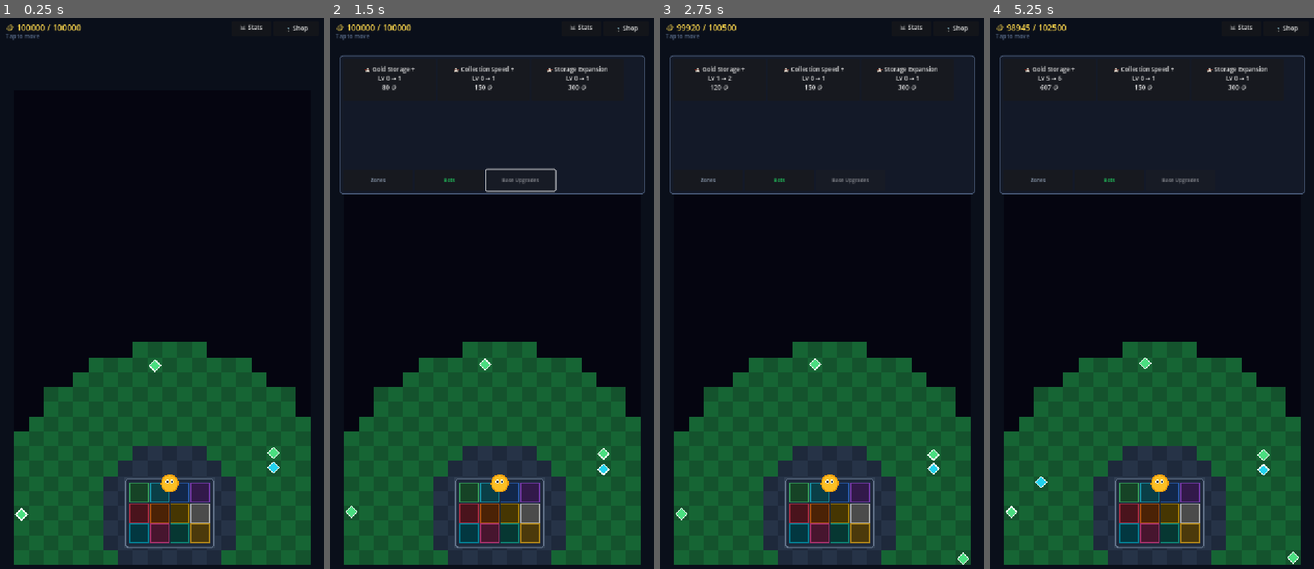
Above: before the commit, frames 1-4 (left to right).
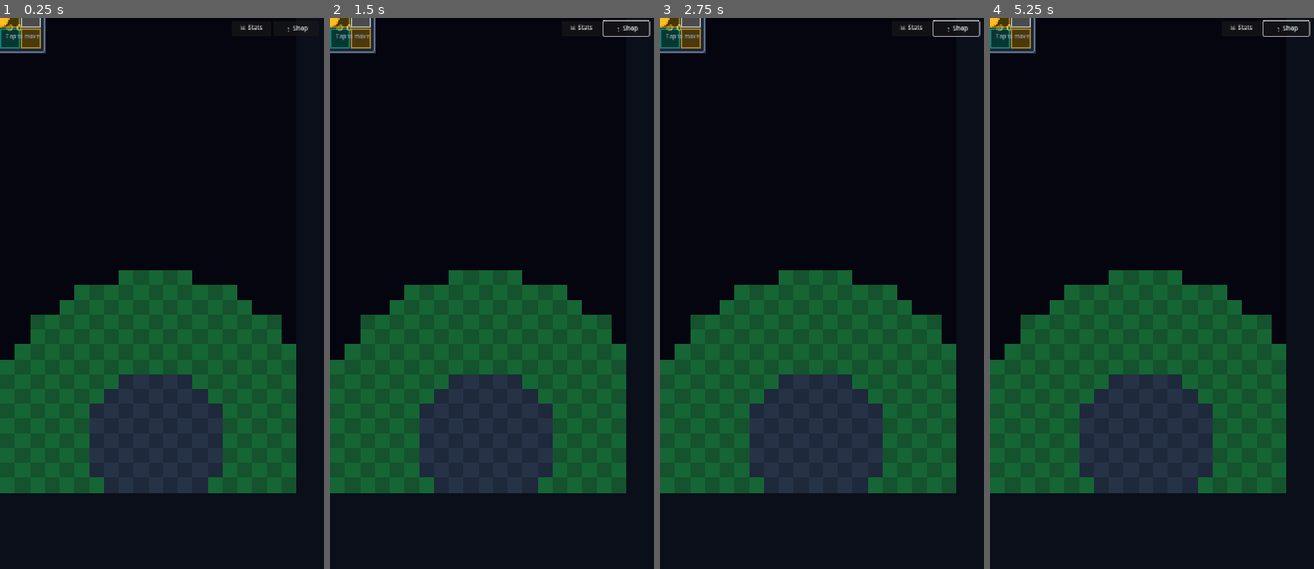
Above: after the commit, the same moments.

Repository: adamwarnerbring/peaceful_tile_adventures
Game: Godot game, scene res://scenes/main.tscn
Two runs of this game, one before a commit and one after it. Both use one fixed random seed, a clock stepped at 60 frames per second and the inputs below.
Inputs (mouse positions are in pixels of both pictures, inside the frame that each line leads up to):
- Up to frame 1 (0.25 s): no input
- Up to frame 2 (1.5 s): click "🛒 Shop" at 0.5 s; click (521, 177) at 1.25 s, where only the run before the commit has a clickable "Base Upgrades"
- Up to frame 3 (2.75 s): click (718, 78) at 2 s, where only the run before the commit has a clickable "🏰 Gold Storage + Lv 0 → 1 80 🪙"
- Up to frame 4 (5.25 s): click (1048, 78) at 2.75 s, where only the run before the commit has a clickable "🏰 Gold Storage + Lv 1 → 2 120…"; click (1048, 78) at 3.5 s, where only the run before the commit has a clickable "🏰 Gold Storage + Lv 2 → 3 180…"; click (1048, 78) at 4.25 s, where only the run before the commit has a clickable "🏰 Gold Storage + Lv 3 → 4 270…"; click (1048, 78) at 5 s, where only the run before the commit has a clickable "🏰 Gold Storage + Lv 4 → 5 405…"

The runs differ from the first frame. In frame 1, 32% of the frame differs, in the area x 0-96%, y 0-100%; in frame 2, 34%, in the area x 0-99%, y 0-100%; in frame 3, 34%; in frame 4, 34%.
Error after the commit: Parse Error: Could not find type "MapLevel" in the current scope. (res://scripts/main.gd:43)

Commit message:
added core zoom features but not the zoom itself

Diff:
--- a/scripts/main.gd
+++ b/scripts/main.gd
@@ -36,9 +36,14 @@
 }
 var bot_counts: Dictionary = {}
 
-# Base upgrade system
-var base_upgrade_levels: Dictionary = {}  # BaseUpgrade.UpgradeType -> level
+# Collection speed multiplier (now managed by Castle upgrades)
 var collection_speed_multiplier: float = 1.0  # Global collection speed multiplier
+
+# Level management system
+var unlocked_levels: Array[MapLevel] = []
+var current_level: MapLevel = null  # Currently active level (Level 0)
+var max_unlocked_level: int = 0  # Highest unlocked level index
+var castle_upgrade_levels: Dictionary = {}  # CastleUpgrade.UpgradeType -> purchased (bool for one-time)
 
 # Tooltip system
 var tooltip_label: Label = null
@@ -88,9 +93,15 @@
 	stats_toggle_btn.pressed.connect(_toggle_stats)
 	stats_panel.visible = false
 
-	# Initialize base upgrade levels
-	for upgrade in BaseUpgrade.get_all_upgrades():
-		base_upgrade_levels[upgrade.upgrade_type] = 0
+	# Initialize castle upgrade levels
+	for upgrade in CastleUpgrade.get_all_upgrades():
+		if upgrade.is_one_time:
+			castle_upgrade_levels[upgrade.upgrade_type] = false
+		else:
+			castle_upgrade_levels[upgrade.upgrade_type] = 0
+
+	# Initialize Level 0 (current map)
+	_initialize_level_0()
 
 	_setup_shop()
 	_spawn_initial_resources()
@@ -123,8 +134,13 @@
 	_update_ui()
 
 func _spawn_resources() -> void:
+	# Spawn resources for current level (Level 0 for now)
+	# In full implementation, would spawn for all unlocked levels
+	if not current_level or not current_level.is_unlocked:
+		return
+
 	for zone in [TileGrid.Zone.FOREST, TileGrid.Zone.CAVE, TileGrid.Zone.CRYSTAL, TileGrid.Zone.VOLCANO, TileGrid.Zone.ABYSS]:
-		if tile_grid.is_zone_unlocked(zone):
+		if current_level.is_zone_unlocked(zone):
 			if tile_grid.count_resources_in_zone(zone) < game_config.max_resources_per_zone:
 				tile_grid.spawn_resource_in_zone(zone)
 
@@ -209,6 +225,8 @@
 			_award_coins(tier)
 
 func _award_coins(tier: int) -> void:
+	# Higher tier resources are exponentially more valuable
+	# Level 0: tiers 0-5, Level 1: tiers 6-10 (64x more), etc.
 	var amount = int(pow(2, tier))
 	coins = mini(coins + amount, max_coins)  # Respect gold capacity
 	total_coins_earned += amount
@@ -251,11 +269,11 @@
 		child.queue_free()
 	tab_contents.clear()
 
-	# Define tabs (only peaceful ones)
+	# Define tabs (Castle includes all upgrades now)
 	var tabs = [
 		{"name": "Zones", "color": Color("#94a3b8")},
 		{"name": "Bots", "color": Color("#22c55e")},
-		{"name": "Base Upgrades", "color": Color("#fbbf24")}
+		{"name": "Castle", "color": Color("#a855f7")}
 	]
 
 	# Create tab buttons and content containers
@@ -316,8 +334,8 @@
 			_populate_zones_tab(grid)
 		"Bots":
 			_populate_bots_tab(grid)
-		"Base Upgrades":
-			_populate_base_upgrades_tab(grid)
+		"Castle":
+			_populate_castle_upgrades_tab(grid)
 
 func _populate_zones_tab(grid: GridContainer) -> void:
 	for zone in zone_unlock_order:
@@ -467,29 +485,6 @@
 	style.content_margin_bottom = 6
 	return style
 
-func _populate_base_upgrades_tab(grid: GridContainer) -> void:
-	var all_upgrades = BaseUpgrade.get_all_upgrades()
-	for upgrade in all_upgrades:
-		var level = base_upgrade_levels.get(upgrade.upgrade_type, 0)
-		var btn = _create_shop_button()
-		var current_price = int(upgrade.price * pow(upgrade.price_multiplier, level))
-		var is_maxed = level >= upgrade.max_level and not upgrade.is_one_time
-
-		if is_maxed:
-			btn.text = "🏰 " + upgrade.name + "\n[MAX]"
-			btn.disabled = true
-		else:
-			btn.text = "🏰 " + upgrade.name
-			if upgrade.is_one_time:
-				btn.text += "\n" + str(current_price) + " 🪙"
-			else:
-				btn.text += "\nLv " + str(level) + " → " + str(level + 1)
-				btn.text += "\n" + str(current_price) + " 🪙"
-			btn.disabled = coins < current_price
-			btn.pressed.connect(_on_buy_base_upgrade.bind(upgrade))
-		_add_tooltip_to_button(btn, _get_base_upgrade_tooltip(upgrade, level))
-		grid.add_child(btn)
-
 func _create_shop_button() -> Button:
 	var btn = Button.new()
 	btn.add_theme_font_size_override("font_size", 13)
@@ -497,52 +492,6 @@
 	btn.text = ""
 	return btn
 
-func _get_base_upgrade_tooltip(upgrade: BaseUpgrade, level: int) -> String:
-	var tooltip = upgrade.description + "\n"
-	if upgrade.is_one_time:
-		tooltip += "One-time purchase\n"
-		tooltip += "Price: " + str(int(upgrade.price * pow(upgrade.price_multiplier, level))) + " 🪙"
-	else:
-		tooltip += "Current Level: " + str(level) + "/" + str(upgrade.max_level) + "\n"
-		if level < upgrade.max_level:
-			tooltip += "Next Level: +" + str(upgrade.value) + "\n"
-			tooltip += "Price: " + str(int(upgrade.price * pow(upgrade.price_multiplier, level))) + " 🪙"
-		match upgrade.upgrade_type:
-			BaseUpgrade.UpgradeType.GOLD_CAPACITY:
-				tooltip += "\nCurrent Max: " + str(max_coins) + " 🪙"
-	return tooltip
-
-func _on_buy_base_upgrade(upgrade: BaseUpgrade) -> void:
-	var level = base_upgrade_levels.get(upgrade.upgrade_type, 0)
-	if not upgrade.is_one_time and level >= upgrade.max_level:
-		return
-
-	var price = int(upgrade.price * pow(upgrade.price_multiplier, level))
-	if coins < price:
-		return
-
-	coins -= price
-	total_coins_earned += price
-
-	# Apply upgrade
-	match upgrade.upgrade_type:
-		BaseUpgrade.UpgradeType.GOLD_CAPACITY:
-			max_coins += int(upgrade.value)
-			base_upgrade_levels[upgrade.upgrade_type] = level + 1
-		BaseUpgrade.UpgradeType.COLLECTION_SPEED:
-			# Increase global collection speed multiplier
-			collection_speed_multiplier += upgrade.value
-			# Apply to all existing bots
-			for bot in get_bots():
-				if bot is CollectorBot:
-					bot.speed_multiplier = game_config.global_speed_multiplier * collection_speed_multiplier
-			base_upgrade_levels[upgrade.upgrade_type] = level + 1
-		BaseUpgrade.UpgradeType.STORAGE_EXPANSION:
-			# Could expand base storage slots
-			base_upgrade_levels[upgrade.upgrade_type] = level + 1
-
-	_refresh_shop()
-
 func _toggle_stats() -> void:
 	stats_panel.visible = not stats_panel.visible
 	if stats_panel.visible:
@@ -594,6 +543,10 @@
 func _update_ui() -> void:
 	# Show coins with capacity: current / max
 	coin_label.text = "🪙 " + str(coins) + " / " + str(max_coins)
+
+	# Show level indicator if multiple levels unlocked
+	if max_unlocked_level > 0:
+		coin_label.text += " | Level " + str(max_unlocked_level + 1)
 
 	if player.is_carrying():
 		var tier = player.carried_resource
@@ -602,3 +555,201 @@
 	else:
 		carry_label.text = "Tap to move"
 		carry_label.modulate = Color("#94a3b8")
+
+# Level Management Functions
+
+func _initialize_level_0() -> void:
+	# Create Level 0 (current map)
+	var level0 = MapLevel.new()
+	level0.level_index = 0
+	level0.grid_size = Vector2i(20, 32)
+	level0.cell_size = 32.0
+	level0.zoom_factor = 1.0
+	level0.min_tier = 0
+	level0.max_tier = 5
+	level0.is_unlocked = true
+	level0.tile_grid = tile_grid
+
+	# Connect level 0 to existing tile grid
+	unlocked_levels.append(level0)
+	current_level = level0
+	max_unlocked_level = 0
+
+func _unlock_level(level_index: int) -> void:
+	if level_index <= max_unlocked_level:
+		return  # Already unlocked
+
+	# Create new level
+	var new_level = MapLevel.new()
+	new_level.level_index = level_index
+	new_level.grid_size = Vector2i(20 * int(pow(2, level_index)), 32 * int(pow(2, level_index)))
+	new_level.cell_size = 32.0 / pow(2, level_index)  # Smaller cells for zoomed out view
+	new_level.zoom_factor = 1.0 / pow(2, level_index)  # Zoom factor
+	new_level.min_tier = 6 + (level_index - 1) * 5  # Tiers 6-10 for level 1, 11-15 for level 2, etc.
+	new_level.max_tier = 10 + (level_index - 1) * 5
+
+	# For now, we'll use the same tile_grid but mark this level as unlocked
+	# In a full implementation, each level would have its own TileGrid instance
+	new_level.tile_grid = tile_grid
+	new_level.unlock()
+
+	unlocked_levels.append(new_level)
+	max_unlocked_level = level_index
+
+	# Visual feedback: could add zoom animation here
+	print("Level ", level_index, " unlocked! Map expanded ", pow(2, level_index), "x")
+
+func _populate_castle_upgrades_tab(grid: GridContainer) -> void:
+	# Map Expansion Upgrades - grouped together, hidden until previous is unlocked
+	var map_upgrades = CastleUpgrade.get_map_expansion_upgrades()
+	for upgrade in map_upgrades:
+		var level_index = int(upgrade.value)
+		var is_unlocked = castle_upgrade_levels.get(upgrade.upgrade_type, false)
+		var can_unlock = (level_index == max_unlocked_level + 1)  # Can only unlock next level
+		var is_visible = (level_index <= max_unlocked_level + 1)  # Show current and next only
+
+		# Only show if it's the next unlockable level or already unlocked
+		if not is_visible:
+			continue  # Hide future levels (2+ steps ahead)
+
+		var btn = _create_shop_button()
+		btn.add_theme_color_override("font_color", Color("#a855f7"))
+
+		if is_unlocked:
+			btn.text = "✓ " + upgrade.name + "\n[UNLOCKED]"
+			btn.disabled = true
+		elif not can_unlock:
+			# This shouldn't happen due to is_visible check, but just in case
+			btn.text = "🔒 " + upgrade.name + "\nUnlock previous level first"
+			btn.disabled = true
+		else:
+			# Next unlockable level - show full details
+			btn.text = "🗺️ " + upgrade.name
+			btn.text += "\n" + str(upgrade.price) + " 🪙"
+			btn.text += "\nExpands map " + str(int(pow(2, level_index))) + "x"
+			btn.disabled = coins < upgrade.price
+			btn.pressed.connect(_on_buy_castle_upgrade.bind(upgrade))
+
+		# Show full description for all visible levels
+		_add_tooltip_to_button(btn, upgrade.description)
+		grid.add_child(btn)
+
+	# Base/Castle Upgrades (non-map expansion)
+	var base_upgrades = CastleUpgrade.get_base_upgrades()
+	for upgrade in base_upgrades:
+		var btn = _create_shop_button()
+		btn.add_theme_color_override("font_color", Color("#fbbf24"))
+
+		var level = 0
+		if upgrade.is_one_time:
+			var is_purchased = castle_upgrade_levels.get(upgrade.upgrade_type, false)
+			if is_purchased:
+				btn.text = "✓ " + upgrade.name + "\n[PURCHASED]"
+				btn.disabled = true
+			else:
+				btn.text = "🏰 " + upgrade.name
+				btn.text += "\n" + str(upgrade.price) + " 🪙"
+				btn.disabled = coins < upgrade.price
+				btn.pressed.connect(_on_buy_castle_upgrade.bind(upgrade))
+		else:
+			# For non-one-time upgrades, track level
+			var level_value = castle_upgrade_levels.get(upgrade.upgrade_type, 0)
+			if level_value is bool:
+				level = 0
+			else:
+				level = level_value as int
+			var current_price = int(upgrade.price * pow(1.5, level))  # Price increases with level
+
+			btn.text = "🏰 " + upgrade.name
+			btn.text += "\nLv " + str(level) + " → " + str(level + 1)
+			btn.text += "\n" + str(current_price) + " 🪙"
+			btn.disabled = coins < current_price
+			btn.pressed.connect(_on_buy_castle_upgrade.bind(upgrade))
+
+		# Add tooltip with level info
+		var tooltip = upgrade.description
+		if not upgrade.is_one_time:
+			tooltip += "\nCurrent Level: " + str(level)
+			if upgrade.upgrade_type == CastleUpgrade.UpgradeType.GOLD_CAPACITY:
+				tooltip += "\nCurrent Max: " + str(max_coins) + " 🪙"
+		_add_tooltip_to_button(btn, tooltip)
+		grid.add_child(btn)
+
+func _on_buy_castle_upgrade(upgrade: CastleUpgrade) -> void:
+	# Calculate price (increases for non-one-time upgrades)
+	var level = 0
+	if not upgrade.is_one_time:
+		var level_value = castle_upgrade_levels.get(upgrade.upgrade_type, 0)
+		if level_value is bool:
+			level = 0
+		else:
+			level = level_value as int
+	var price = int(upgrade.price * pow(1.5, level))
+
+	if coins < price:
+		return
+
+	coins -= price
+	total_coins_earned += price
+
+	# Apply upgrade
+	match upgrade.upgrade_type:
+		CastleUpgrade.UpgradeType.MAP_EXPANSION_LEVEL_1:
+			_unlock_level(1)
+			castle_upgrade_levels[upgrade.upgrade_type] = true
+		CastleUpgrade.UpgradeType.MAP_EXPANSION_LEVEL_2:
+			_unlock_level(2)
+			castle_upgrade_levels[upgrade.upgrade_type] = true
+		CastleUpgrade.UpgradeType.MAP_EXPANSION_LEVEL_3:
+			_unlock_level(3)
+			castle_upgrade_levels[upgrade.upgrade_type] = true
+		CastleUpgrade.UpgradeType.MAP_EXPANSION_LEVEL_4:
+			_unlock_level(4)
+			castle_upgrade_levels[upgrade.upgrade_type] = true
+		CastleUpgrade.UpgradeType.MAP_EXPANSION_LEVEL_5:
+			_unlock_level(5)
+			castle_upgrade_levels[upgrade.upgrade_type] = true
+		CastleUpgrade.UpgradeType.STORAGE_EXPANSION:
+			# Add more slots to base (implement in base.gd)
+			var current_level_value = castle_upgrade_levels.get(upgrade.upgrade_type, 0)
+			var current_level = 0
+			if current_level_value is bool:
+				current_level = 0
+			else:
+				current_level = current_level_value as int
+			castle_upgrade_levels[upgrade.upgrade_type] = current_level + 1
+		CastleUpgrade.UpgradeType.BASE_EXPANSION:
+			# Base expansion (visual only for now)
+			var current_level_value = castle_upgrade_levels.get(upgrade.upgrade_type, 0)
+			var current_level = 0
+			if current_level_value is bool:
+				current_level = 0
+			else:
+				current_level = current_level_value as int
+			castle_upgrade_levels[upgrade.upgrade_type] = current_level + 1
+		CastleUpgrade.UpgradeType.COLLECTION_EFFICIENCY:
+			# Improve bot efficiency
+			collection_speed_multiplier += upgrade.value
+			for bot in get_bots():
+				if bot is CollectorBot:
+					bot.speed_multiplier = game_config.global_speed_multiplier * collection_speed_multiplier
+			var current_level_value = castle_upgrade_levels.get(upgrade.upgrade_type, 0)
+			var current_level = 0
+			if current_level_value is bool:
+				current_level = 0
+			else:
+				current_level = current_level_value as int
+			castle_upgrade_levels[upgrade.upgrade_type] = current_level + 1
+		CastleUpgrade.UpgradeType.GOLD_CAPACITY:
+			# Increase gold storage capacity
+			max_coins += int(upgrade.value)
+			var current_level_value = castle_upgrade_levels.get(upgrade.upgrade_type, 0)
+			var current_level = 0
+			if current_level_value is bool:
+				current_level = 0
+			else:
+				current_level = current_level_value as int
+			castle_upgrade_levels[upgrade.upgrade_type] = current_level + 1
+
+	_refresh_shop()
+	_update_ui()
